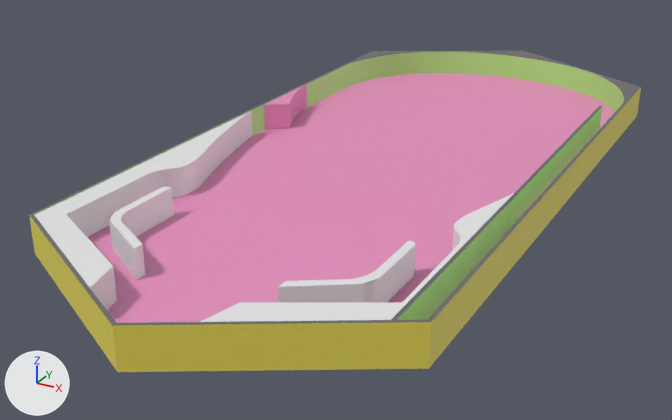
An edit to the FBX model Assets/Meshes/table.fbx, drawn before and after from the same camera.
Both versions are drawn from a camera (50 mm lens) standing at (0.638, -0.654, 0.583) and looking at (-0.063, 0.621, -0.054). Arrows for +X, +Y and +Z are at lower left; the lights stay in place. Where no turn or scale is listed for an object, it has been applied to the vertices. Vertices at the same position are counted once.

Objects in the first picture: 'table', 'table.001', 'table.003', 'table.004', 'table.006', 'table.007'.
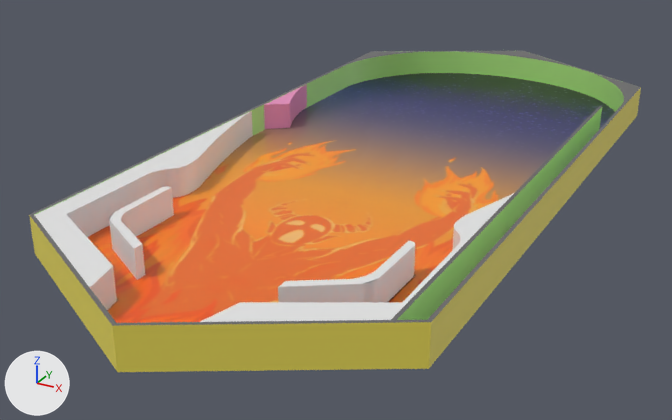
Location of each change, [x1, y1, x2, y2] in pixels of the pictures (672 x 420 px):
'table', surface changed (pink to orange): [87, 51, 627, 326] in both
'table.007', surface changed: [264, 84, 307, 129] in both
part 1 of me_cylinder, surface changed (pink to orange): [29, 51, 641, 372] in both

What changed in the scene script:
```text
Add img_maintable_metallic_png:
    img_maintable_metallic_png = load_image('maintable_Metallic.png', '_unpacked/maintable_Metallic.png', 4096, 4096, 'Non-Color')
Add img_maintable_normal_png:
    img_maintable_normal_png = load_image('maintable_Normal.png', '_unpacked/maintable_Normal.png', 4096, 4096, 'Non-Color')
Add img_maintable_roughness_png:
    img_maintable_roughness_png = load_image('maintable_Roughness.png', '_unpacked/maintable_Roughness.png', 4096, 4096, 'Non-Color')
Add img_maintable_base_color_png:
    img_maintable_base_color_png = load_image('maintable_Base_color.png', '_unpacked/maintable_Base_color.png', 4096, 4096, 'sRGB')
Change mat_maintable:
    remove # nodes: BsdfPrincipled, OutputMaterial
    remove # colours: pink #e790be
    nodes: BsdfPrincipled, NormalMap, OutputMaterial, TexImage x4
    uses the picture img_maintable_base_color_png
    uses the picture img_maintable_metallic_png
    uses the picture img_maintable_normal_png
    uses the picture img_maintable_roughness_png
Change me_cylinder:
    where me_cylinder.from_pydata(...)  # 155 vertices, 143 faces; spans x -0.301..0.301, y 0.0..1.396, z 0.0..0.06
    used by ob_table; location = (0.0, 0.0, 0.0)
    me_cylinder part 1: texture (UV) coordinates of 143 of 143 faces, centred in x -0.301..0.301, y 0.087..1.356, z 0.0..0.06, changed; they spanned u 0.0..1.0, v 0.01..1.0 and now span u 0.0..1.0, v 0.0..1.0
```
